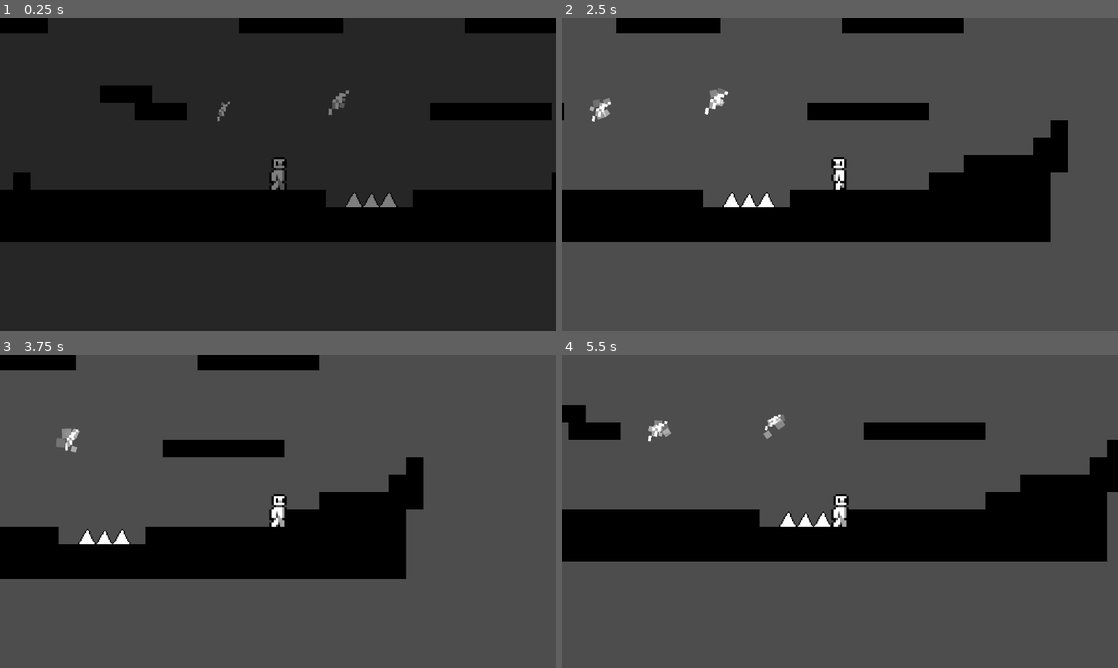
Above: before the commit, frames 1-4 (two rows, left to right).
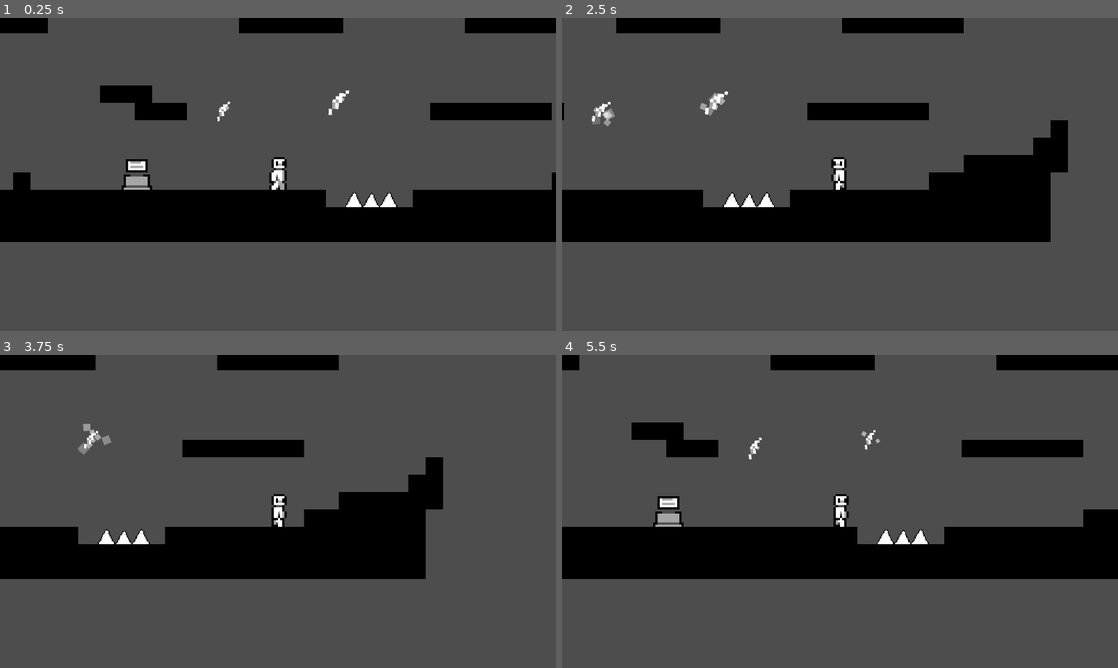
Above: after the commit, the same moments.

Repository: Choco-latez/gmtk-2026
Game: Godot game, scene res://Map/map_test.tscn
Same seed, same stepped clock (60 frames per second), same inputs: the game is played once before the commit and once after it.
Inputs (mouse positions are in pixels of both pictures, inside the frame that each line leads up to):
- Up to frame 1 (0.25 s): no input
- Up to frame 2 (2.5 s): tap Enter at 0.5 s; move the mouse to (962, 158) at 0.52 s; hold C (INTERACT, bound only before the commit) 0.53-1.28 s; hold Right (RIGHT) 0.53-2.03 s; click (962, 158) at 0.67 s; tap X (JUMP) at 0.77, 1.52 s; move the mouse to (728, 190) at 1.27 s; tap Z (DIVE) at 1.35 s; tap C (INTERACT, bound only before the commit) at 1.55 s; move the mouse to (895, 105) at 2.02 s; hold Left (LEFT) from 2.03 s (still down); hold C (INTERACT, bound only before the commit) from 2.03 s (still down)
- Up to frame 3 (3.75 s): move the mouse to (250, 574) at 2.77 s; release Left (LEFT) at 2.78 s; release C (INTERACT, bound only before the commit) at 2.78 s; hold Right (RIGHT) from 2.78 s (still down); tap C (INTERACT, bound only before the commit) at 2.85 s; click (250, 574) at 2.92 s; tap X (JUMP) at 3.02 s; move the mouse to (444, 558) at 3.52 s; hold C (INTERACT, bound only before the commit) from 3.53 s (still down); tap Z (DIVE) at 3.6 s
- Up to frame 4 (5.5 s): tap X (JUMP) at 3.77, 4.52 s; tap Escape (MENU) at 4.15 s; move the mouse to (673, 464) at 4.27 s; release Right (RIGHT) at 4.28 s; release C (INTERACT, bound only before the commit) at 4.28 s; hold Left (LEFT) 4.28-5.03 s; tap C (INTERACT, bound only before the commit) at 4.35 s; move the mouse to (867, 511) at 5.02 s; hold Right (RIGHT) from 5.03 s (still down); hold C (INTERACT, bound only before the commit) from 5.03 s (still down); click (867, 511) at 5.17 s

The runs differ from the first frame. In frame 1, 79% of the frame differs, in the area x 0-100%, y 0-100%; in frame 2, 0.3%; in frame 3, 4.2%; in frame 4, 21%.

Commit message:
sign

Diff:
--- a/gmtk-2026/Entities/Character Entities/Player/Scripts/Player.gd
+++ b/gmtk-2026/Entities/Character Entities/Player/Scripts/Player.gd
@@ -27,12 +27,12 @@
 	if not swan_time_unlocked:
 		return
 
-	if swan_time_available and Input.is_action_pressed("INTERACT"):
+	if swan_time_available and Input.is_action_pressed("USE"):
 		Engine.time_scale = 0.4
 		AudioServer.playback_speed_scale = 0.4
 		swan_time_available = false
 		%"Swan Time".start()
-	if Input.is_action_just_released("INTERACT"):
+	if Input.is_action_just_released("USE"):
 		Engine.time_scale = 1
 		AudioServer.playback_speed_scale = 1
 
--- a/gmtk-2026/Entities/Character Entities/Player/Scripts/anim_manager.gd
+++ b/gmtk-2026/Entities/Character Entities/Player/Scripts/anim_manager.gd
@@ -19,7 +19,7 @@
 	if player.diving:
 		%AnimationPlayer.play("charge")
 		return
-	#elif Input.is_action_just_pressed("INTERACT"):
+	#elif Input.is_action_just_pressed("USE"):
 		#%AnimationPlayer.play("interact")
 		#return
 	if player.velocity == Vector2.ZERO:
@@ -40,7 +40,7 @@
 	if player.diving:
 		%AnimationPlayer.play("charge")
 		return
-	#elif Input.is_action_just_pressed("INTERACT"):
+	#elif Input.is_action_just_pressed("USE"):
 		#%AnimationPlayer.play("interact")
 		#return
 
--- a/gmtk-2026/Entities/Scripts/lever_node.gd
+++ b/gmtk-2026/Entities/Scripts/lever_node.gd
@@ -10,7 +10,7 @@
 	player_inside = false
 
 func _physics_process(delta: float) -> void:
-	if Input.is_action_just_pressed("INTERACT"):
+	if Input.is_action_just_pressed("USE"):
 		turn_on()
 
 func turn_on():
--- a/gmtk-2026/Entities/Scripts/progress_node.gd
+++ b/gmtk-2026/Entities/Scripts/progress_node.gd
@@ -16,7 +16,7 @@
 	player_inside = false
 
 func _physics_process(delta: float) -> void:
-	if Input.is_action_just_pressed("INTERACT") and not active:
+	if Input.is_action_just_pressed("USE") and not active:
 		turn_on()
 	if active:
 		$ProgressBar.value = $Timer.time_left
--- /dev/null
+++ b/gmtk-2026/Entities/Scripts/sign_entity.gd
@@ -0,0 +1,24 @@
+class_name SignEntity
+extends Node2D
+
+#
+#   NOTE!!!
+#  Add a Sign Popup to the map and add the sign entity to the sign popup's array
+# sign popup is a canvaslayer
+
+@export var sign_title : String
+@export_multiline var Signtext : String
+var can_interact :bool = false
+signal sign_interacted(title:String,info:String)
+signal exited
+
+func _physics_process(delta: float) -> void:
+	if can_interact and Input.is_action_just_pressed("USE"):
+		sign_interacted.emit(sign_title, Signtext)
+func _on_area_2d_body_entered(body: Node2D) -> void:
+	can_interact = true
+
+
+func _on_area_2d_body_exited(body: Node2D) -> void:
+	can_interact = false
+	exited.emit()
--- a/gmtk-2026/Entities/Scripts/switch_node.gd
+++ b/gmtk-2026/Entities/Scripts/switch_node.gd
@@ -11,7 +11,7 @@
 	player_inside = false
 
 func _physics_process(delta: float) -> void:
-	if Input.is_action_just_pressed("INTERACT"):
+	if Input.is_action_just_pressed("USE"):
 		turn_on()
 
 func turn_on():
--- /dev/null
+++ b/gmtk-2026/Entities/sign_entity.tscn
@@ -0,0 +1,66 @@
+[gd_scene format=3 uid="uid://c4c3u1ieaa1cr"]
+
+[ext_resource type="Script" uid="uid://3r2qje2ia6po" path="res://Entities/Scripts/sign_entity.gd" id="1_4p3vl"]
+[ext_resource type="Texture2D" uid="uid://ds2ad1iw5bxfk" path="res://Entities/Sprites/sign.png" id="2_jam40"]
+
+[sub_resource type="Animation" id="Animation_knwhn"]
+length = 0.001
+tracks/0/type = "value"
+tracks/0/imported = false
+tracks/0/enabled = true
+tracks/0/path = NodePath("Sprite2D:frame")
+tracks/0/interp = 1
+tracks/0/loop_wrap = true
+tracks/0/keys = {
+"times": PackedFloat32Array(0),
+"transitions": PackedFloat32Array(1),
+"update": 1,
+"values": [0]
+}
+
+[sub_resource type="Animation" id="Animation_3adaa"]
+resource_name = "normal"
+length = 2.0
+loop_mode = 1
+tracks/0/type = "value"
+tracks/0/imported = false
+tracks/0/enabled = true
+tracks/0/path = NodePath("Sprite2D:frame")
+tracks/0/interp = 1
+tracks/0/loop_wrap = true
+tracks/0/keys = {
+"times": PackedFloat32Array(0.06666667, 0.5, 1, 1.5),
+"transitions": PackedFloat32Array(1, 1, 1, 1),
+"update": 1,
+"values": [0, 1, 2, 1]
+}
+
+[sub_resource type="AnimationLibrary" id="AnimationLibrary_xno38"]
+_data = {
+&"RESET": SubResource("Animation_knwhn"),
+&"normal": SubResource("Animation_3adaa")
+}
+
+[sub_resource type="RectangleShape2D" id="RectangleShape2D_lfxu0"]
+size = Vector2(14, 15)
+
+[node name="Sign Entity" type="Node2D" unique_id=930421180]
+script = ExtResource("1_4p3vl")
+
+[node name="Sprite2D" type="Sprite2D" parent="." unique_id=1976997769]
+texture = ExtResource("2_jam40")
+hframes = 3
+
+[node name="AnimationPlayer" type="AnimationPlayer" parent="." unique_id=1135456915]
+libraries/ = SubResource("AnimationLibrary_xno38")
+autoplay = &"normal"
+
+[node name="Area2D" type="Area2D" parent="." unique_id=1387470052]
+collision_mask = 2
+
+[node name="CollisionShape2D" type="CollisionShape2D" parent="Area2D" unique_id=2002821329]
+position = Vector2(0, 0.5)
+shape = SubResource("RectangleShape2D_lfxu0")
+
+[connection signal="body_entered" from="Area2D" to="." method="_on_area_2d_body_entered"]
+[connection signal="body_exited" from="Area2D" to="." method="_on_area_2d_body_exited"]
--- a/gmtk-2026/Map/map_test.tscn
+++ b/gmtk-2026/Map/map_test.tscn
@@ -5,6 +5,8 @@
 [ext_resource type="PackedScene" uid="uid://b148ktydjt3f7" path="res://Entities/Character Entities/Player/character_body_2d.tscn" id="2_wvdts"]
 [ext_resource type="PackedScene" uid="uid://dds2p5sjha4ll" path="res://Entities/Character Entities/Spikes/Spikes.tscn" id="3_dwmtj"]
 [ext_resource type="PackedScene" uid="uid://c8idgk45t7shn" path="res://Entities/extra_jump.tscn" id="5_s04jt"]
+[ext_resource type="PackedScene" uid="uid://cesnrjpymgyr4" path="res://UI/sign_popup.tscn" id="6_fsokj"]
+[ext_resource type="PackedScene" uid="uid://c4c3u1ieaa1cr" path="res://Entities/sign_entity.tscn" id="7_0j4rv"]
 
 [sub_resource type="TileSetAtlasSource" id="TileSetAtlasSource_wvdts"]
 texture = ExtResource("1_uxbqh")
@@ -1054,17 +1056,9 @@
 tile_map_data = PackedByteArray("AAD9/wYAAgANABUAAAD+/wYAAgANABUAAAD//wYAAgANABUAAAAAAAYAAgANABUAAAABAAYAAgANABUAAAACAA …(3808 unchanged characters)…
 tile_set = SubResource("TileSet_lfxu0")
 
-[node name="CharacterBody2D" parent="." unique_id=1420188091 instance=ExtResource("2_wvdts")]
-position = Vector2(2, 41)
-base_additional_jumps = 5
-dive_unlocked = true
-
-[node name="Camera2D" type="Camera2D" parent="CharacterBody2D" unique_id=1867189765]
-zoom = Vector2(5, 5)
-position_smoothing_speed = 0.0
-
 [node name="Spikes" parent="." unique_id=630616832 instance=ExtResource("3_dwmtj")]
 position = Vector2(45, 52)
+collision_mask = 2
 
 [node name="CanvasLayer" type="CanvasLayer" parent="." unique_id=510629068]
 visible = false
@@ -1082,3 +1076,20 @@
 
 [node name="Extra Jump2" parent="." unique_id=253850716 instance=ExtResource("5_s04jt")]
 position = Vector2(30, 8)
+
+[node name="Sign Entity" parent="." unique_id=930421180 instance=ExtResource("7_0j4rv")]
+position = Vector2(-63, 40)
+sign_title = "Hello"
+Signtext = "Hi"
+
+[node name="Sign Popup" parent="." unique_id=172546286 node_paths=PackedStringArray("signs") instance=ExtResource("6_fsokj")]
+signs = [NodePath("../Sign Entity")]
+
+[node name="CharacterBody2D" parent="." unique_id=1420188091 instance=ExtResource("2_wvdts")]
+position = Vector2(2, 41)
+base_additional_jumps = 5
+dive_unlocked = true
+
+[node name="Camera2D" type="Camera2D" parent="CharacterBody2D" unique_id=1867189765]
+zoom = Vector2(5, 5)
+position_smoothing_speed = 0.0
--- a/gmtk-2026/Scripts/savedata.gd
+++ b/gmtk-2026/Scripts/savedata.gd
@@ -1,4 +1,4 @@
 extends Node
 
 
-var fastdeath : bool = false
+var fastdeath : bool = true
--- a/gmtk-2026/UI/Scripts/remapper.gd
+++ b/gmtk-2026/UI/Scripts/remapper.gd
@@ -59,7 +59,7 @@
 
 
 func _on_interact_button_down() -> void:
-	button_clicked($VBoxContainer2/INTERACT)
+	button_clicked($VBoxContainer2/USE)
 
 
 func _on_menu_button_down() -> void:
--- /dev/null
+++ b/gmtk-2026/UI/Scripts/sign_popup.gd
@@ -0,0 +1,28 @@
+extends CanvasLayer
+
+@export var signs : Array[SignEntity]
+
+# Called when the node enters the scene tree for the first time.
+func _ready() -> void:
+	InputMap.load_from_project_settings()
+	for sign in signs:
+		sign.sign_interacted.connect(show_up)
+		sign.exited.connect(close)
+
+func show_up(title:String,info:String):
+	$Popup.visible = true
+	$Timer.start()
+	if title!= "":
+		%Title.visible = true
+		%Title.text = title
+	else:
+		%Title.visible = true
+	%Info.text = info
+	%exit.text = "press " + (InputMap.action_get_events("USE")).get(0).as_text().trim_suffix(" (Physical)") + " or " + (InputMap.action_get_events("MENU")).get(0).as_text().trim_suffix(" (Physical)") + " to close"
+
+func close():
+	$Popup.visible = false
+
+func _physics_process(delta: float) -> void:
+	if (Input.is_action_just_pressed("MENU") or Input.is_action_just_pressed("USE")) and $Timer.is_stopped() :
+		close()
--- a/gmtk-2026/UI/main_menu.tscn
+++ b/gmtk-2026/UI/main_menu.tscn
@@ -256,10 +256,10 @@
 theme_override_font_sizes/font_size = 24
 text = "DIVE/DASH : Z"
 
-[node name="INTERACT" type="Button" parent="MarginContainer/VBoxContainer/HBoxContainer/BoxContainer/MarginContainer/Settings Panel/MarginContainer/VBoxContainer/controls/VBoxContainer2" unique_id=1059049896]
-layout_mode = 2
-theme_override_font_sizes/font_size = 24
-text = "INTERACT : C"
+[node name="USE" type="Button" parent="MarginContainer/VBoxContainer/HBoxContainer/BoxContainer/MarginContainer/Settings Panel/MarginContainer/VBoxContainer/controls/VBoxContainer2" unique_id=1059049896]
+layout_mode = 2
+theme_override_font_sizes/font_size = 24
+text = "USE : C"
 
 [node name="MENU" type="Button" parent="MarginContainer/VBoxContainer/HBoxContainer/BoxContainer/MarginContainer/Settings Panel/MarginContainer/VBoxContainer/controls/VBoxContainer2" unique_id=1982227979]
 layout_mode = 2
@@ -394,7 +394,7 @@
 [connection signal="button_down" from="MarginContainer/VBoxContainer/HBoxContainer/BoxContainer/MarginContainer/Setting …(231 unchanged characters)…
 [connection signal="button_down" from="MarginContainer/VBoxContainer/HBoxContainer/BoxContainer/MarginContainer/Setting …(230 unchanged characters)…
 [connection signal="button_down" from="MarginContainer/VBoxContainer/HBoxContainer/BoxContainer/MarginContainer/Setting …(230 unchanged characters)…
-[connection signal="button_down" from="MarginContainer/VBoxC …(81 unchanged characters)… r/VBoxContainer/controls/VBoxContainer2/INTERACT" to="MarginContainer/VBoxContainer/HBox …(128 unchanged characters)…
+[connection signal="button_down" from="MarginContainer/VBoxC …(81 unchanged characters)… r/VBoxContainer/controls/VBoxContainer2/USE" to="MarginContainer/VBoxContainer/HBox …(128 unchanged characters)…
 [connection signal="button_down" from="MarginContainer/VBoxContainer/HBoxContainer/BoxContainer/MarginContainer/Setting …(230 unchanged characters)…
 [connection signal="toggled" from="MarginContainer/VBoxContainer/HBoxContainer/BoxContainer/MarginContainer/Settings Panel/MarginContainer/VBoxContainer/HBoxContainer/CheckButton" to="." method="_on_check_button_toggled"]
 [connection signal="button_down" from="MarginContainer/VBoxContainer/HBoxContainer/VBoxContainer/Level Select" to="." method="_on_level_select_button_down"]
--- /dev/null
+++ b/gmtk-2026/UI/sign_popup.tscn
@@ -0,0 +1,58 @@
+[gd_scene format=3 uid="uid://cesnrjpymgyr4"]
+
+[ext_resource type="Script" uid="uid://di0imo1mq3a81" path="res://UI/Scripts/sign_popup.gd" id="1_fvjqs"]
+
+[node name="Sign Popup" type="CanvasLayer" unique_id=172546286]
+script = ExtResource("1_fvjqs")
+
+[node name="Popup" type="CenterContainer" parent="." unique_id=712011837]
+visible = false
+anchors_preset = 15
+anchor_right = 1.0
+anchor_bottom = 1.0
+grow_horizontal = 2
+grow_vertical = 2
+
+[node name="PanelContainer" type="PanelContainer" parent="Popup" unique_id=947722618]
+layout_mode = 2
+
+[node name="MarginContainer" type="MarginContainer" parent="Popup/PanelContainer" unique_id=769933594]
+layout_mode = 2
+theme_override_constants/margin_left = 50
+theme_override_constants/margin_top = 50
+theme_override_constants/margin_right = 50
+theme_override_constants/margin_bottom = 50
+
+[node name="VBoxContainer" type="VBoxContainer" parent="Popup/PanelContainer/MarginContainer" unique_id=1229073134]
+layout_mode = 2
+
+[node name="Title" type="Label" parent="Popup/PanelContainer/MarginContainer/VBoxContainer" unique_id=1666043437]
+unique_name_in_owner = true
+layout_mode = 2
+theme_override_font_sizes/font_size = 32
+text = "ENTRY TITLE"
+
+[node name="Info" type="RichTextLabel" parent="Popup/PanelContainer/MarginContainer/VBoxContainer" unique_id=1197788015]
+unique_name_in_owner = true
+custom_minimum_size = Vector2(500, 300)
+layout_mode = 2
+theme_override_font_sizes/normal_font_size = 24
+theme_override_font_sizes/bold_font_size = 24
+theme_override_font_sizes/bold_italics_font_size = 24
+theme_override_font_sizes/italics_font_size = 24
+theme_override_font_sizes/mono_font_size = 24
+text = "ah blah bah b;[oeufiwefoiqwhfiowhefoiwebvowboefwo
+fwefre
+wefeefefwev
+wfev"
+
+[node name="exit" type="Label" parent="Popup/PanelContainer/MarginContainer/VBoxContainer" unique_id=1850692352]
+unique_name_in_owner = true
+layout_mode = 2
+text = "press Escape or C to close"
+horizontal_alignment = 2
+vertical_alignment = 2
+
+[node name="Timer" type="Timer" parent="." unique_id=1345548558]
+wait_time = 0.5
+one_shot = true
--- a/gmtk-2026/project.godot
+++ b/gmtk-2026/project.godot
@@ -70,7 +70,7 @@
 "events": [Object(InputEventKey,"resource_local_to_scene":false,"resource_name":"","device":-1,"window_id":0,"alt_press …(195 unchanged characters)…
 ]
 }
-INTERACT={
+USE={
 "deadzone": 0.2,
 "events": [Object(InputEventKey,"resource_local_to_scene":false,"resource_name":"","device":-1,"window_id":0,"alt_press …(191 unchanged characters)…
 ]
Not shown, added: gmtk-2026/Entities/Scripts/sign_entity.gd.uid
Binary file added: gmtk-2026/Entities/Sprites/sign.png
Not shown, added: gmtk-2026/Entities/Sprites/sign.png.import
Not shown, added: gmtk-2026/UI/Scripts/sign_popup.gd.uid
